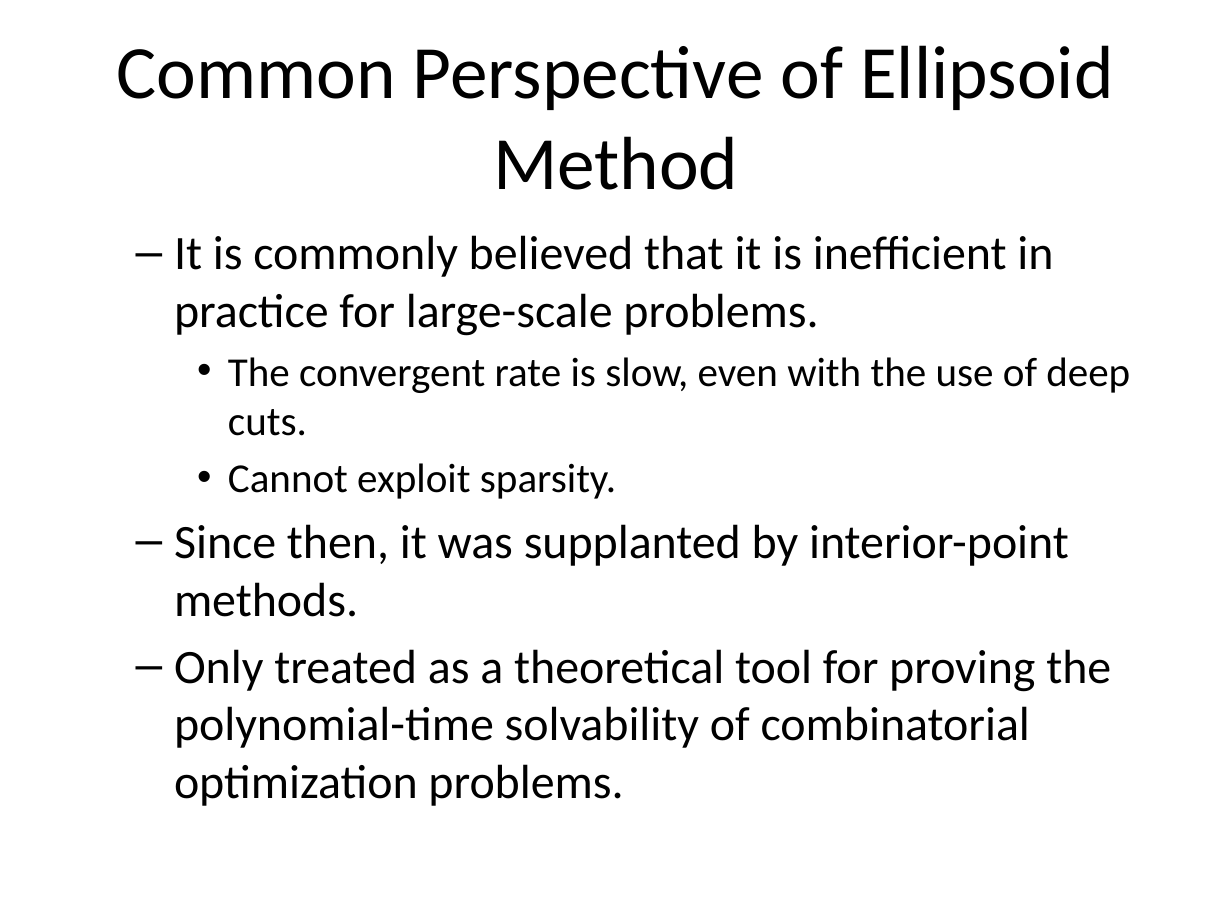
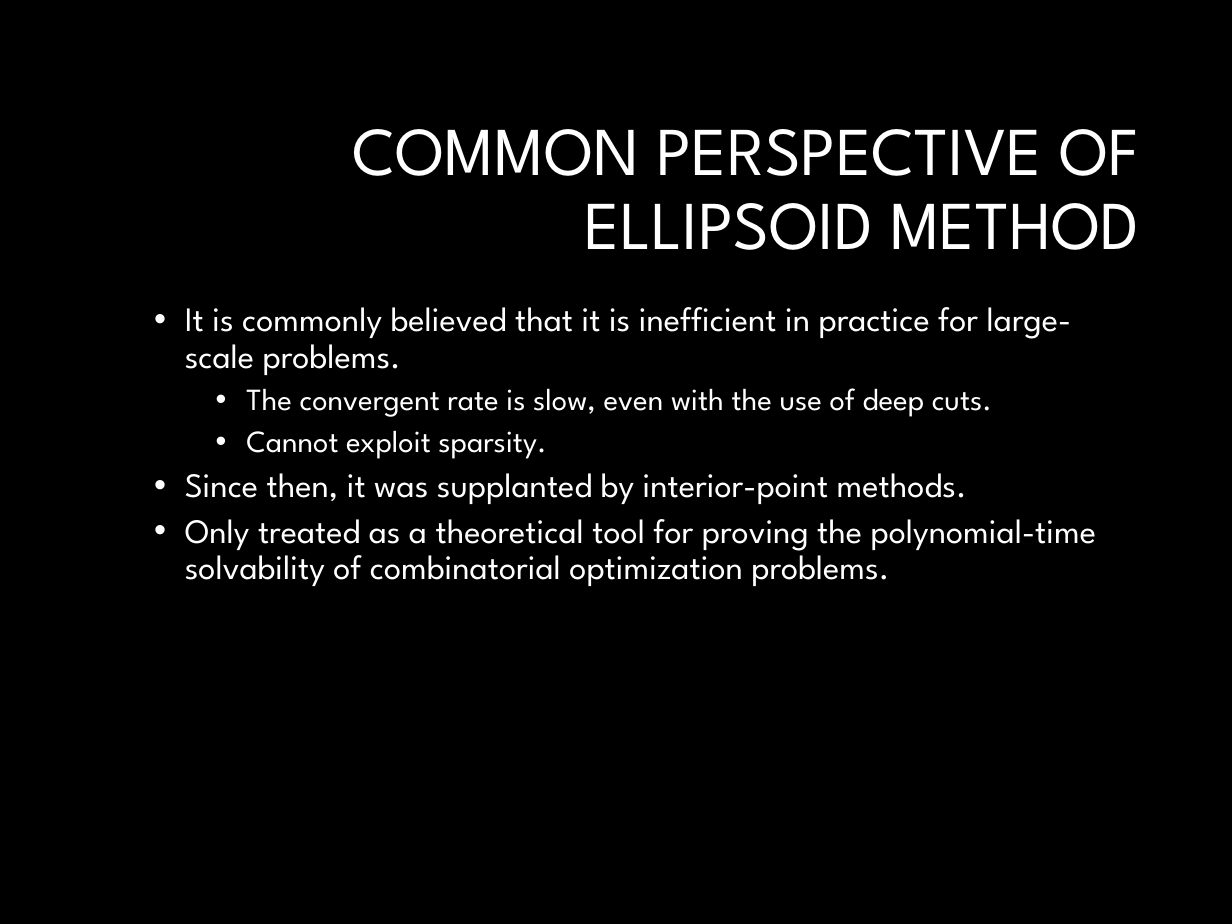
Before and after one commit to luk036/ellipsoid-method, a slide deck: slide 4 of temp4.pptx. Drawn at 1232x924 pixels with LibreOffice and Linux fonts; fonts in the diff are those of the drawing; background and template pictures are left out. Boxes give left, top, right and bottom in pixels: in the first picture for what was removed or moved away, otherwise in the second. Text is boxed around its words. In the diff, an @@ line names an element or a change of style, - is before the commit and + after.

```diff
--- a/temp4.pptx
+++ b/temp4.pptx
@@ background #FFFFFF to #000000 @@
@@ title at (x1=353, y1=129, x2=1140, y2=250): text changed; size 44 to 40 pt; font Calibri to League Spartan; text colour #000000 to #FFFFFF @@
-Common Perspective of Ellipsoid Method
+COMMON PERSPECTIVE OF ELLIPSOID METHOD
@@ text "It is commonly believed that ..." moved from (x1=174, y1=235, x2=1130, y2=806) to (x1=185, y1=307, x2=1096, y2=586) @@
@@ text "It is commonly believed that ..." at (x1=185, y1=307, x2=1096, y2=586): size 28 to 20 pt in "It is commonly believed that it is ...", "Since then, it was supplanted by interior-point ...", "Only treated as a theoretical tool for ..."; font Calibri to League Spartan, text colour #000000 to #FFFFFF; size 24 to 18 pt in "The convergent rate is slow, even with ...", "Cannot exploit sparsity."; bullet – to •; line spacing 1 to 0.9 @@
```
Also in this commit, not shown: 62 other slides changed, 2 other files.
